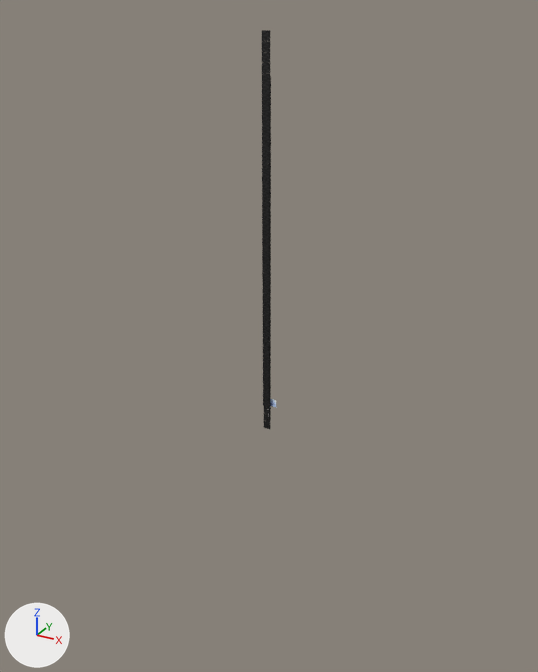
Two versions of the FBX model Data/DemoTest/suicidebarbie2/suicidebarbie_back2.fbx, one commit apart.
Camera for both pictures: a 50 mm lens placed at (2298.0, -4097.0, 2622.0), pointed at (-70.0, 209.0, 469.0). Every picture has the same lights, and +X, +Y and +Z are marked at lower left. Where no turn or scale is listed for an object, it has been applied to the vertices.

Before the edit, the objects in view are built like this:
```python
me_addmoln = bpy.data.meshes.new('addmoln')
me_addmoln.from_pydata(...)  # 1050 vertices, 672 faces; spans x -48.0..10.0, y 79.0, z -29.0..2439.0
me_addmoln.materials.append(mat_lambert3)  # picture img_moln_tga
me_addmon2 = bpy.data.meshes.new('addmon2')
me_addmon2.from_pydata(...)  # 1050 vertices, 672 faces; spans x -50.0..10.0, y 81.0, z -30.0..2504.0
me_addmon2.materials.append(mat_lambert3)  # picture img_moln_tga
ob_addmoln = bpy.data.objects.new('addmoln', me_addmoln)
ob_addmoln.location = (0.0, 9.0, -192.0)
ob_addmon2 = bpy.data.objects.new('addmon2', me_addmon2)
ob_addmon2.location = (0.0, 0.0, 0.0)
```
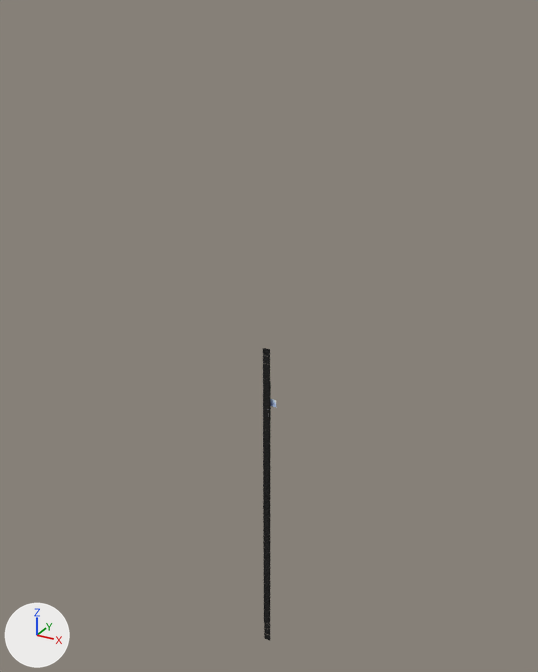
Where the change shows, as pixel boxes (x1, y1, x2, y2) in the pictures (538 x 672 px):
'addmon2', moved: before (262, 30, 270, 407); after (263, 348, 270, 624)
'addmoln', moved: before (263, 76, 271, 429); after (264, 382, 271, 641)

The change, as a diff of the scene's bpy script:
```diff
--- a/Data/DemoTest/suicidebarbie2/suicidebarbie_back2.fbx.py
+++ b/Data/DemoTest/suicidebarbie2/suicidebarbie_back2.fbx.py
@@ ob_addmon2 @@
 ob_addmon2 = bpy.data.objects.new('addmon2', me_addmon2)
-ob_addmon2.location = (0.0, 0.0, 0.0)
+ob_addmon2.location = (0.0, 0.0, -2071.0)
@@ ob_addmoln @@
 ob_addmoln = bpy.data.objects.new('addmoln', me_addmoln)
-ob_addmoln.location = (0.0, 9.0, -192.0)
+ob_addmoln.location = (0.0, 9.0, -2263.0)
```
